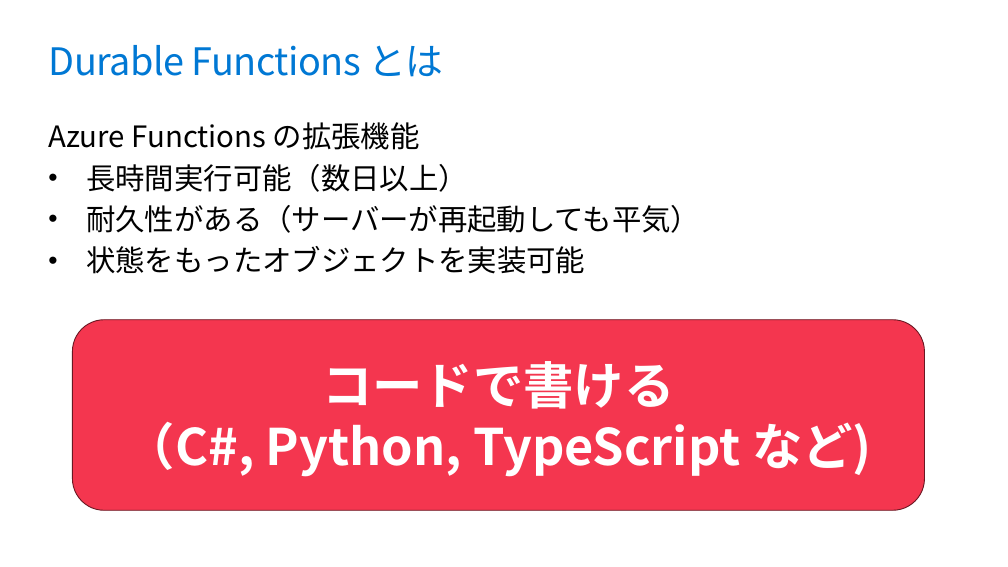
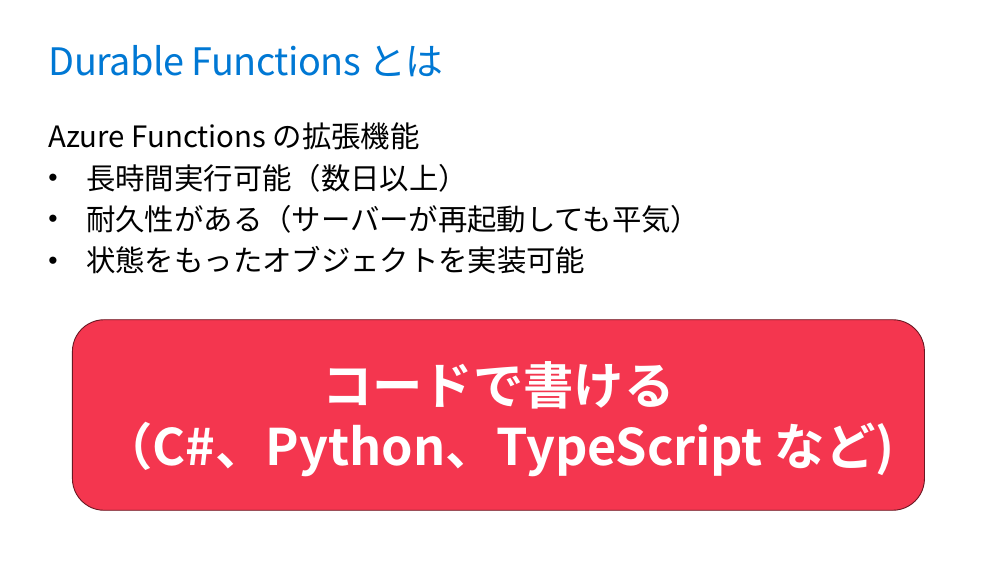
Before and after one commit to runceel/yonayona-durable, a slide deck: slide 9 of slides/slides.pptx. Drawn at 1008x567 pixels with LibreOffice and Linux fonts; fonts in the diff are those of the drawing; background and template pictures are left out. Boxes give left, top, right and bottom in pixels: in the first picture for what was removed or moved away, otherwise in the second. Text is boxed around its words. In the diff, an @@ line names an element or a change of style, - is before the commit and + after.

```diff
--- a/slides/slides.pptx
+++ b/slides/slides.pptx
@@ text in rounded rectangle at bbox=[102, 422, 895, 477]: text changed @@
-（C#, Python, TypeScript など)
+（C#、Python、TypeScript など)
```
Also in this commit, not shown: 9 other slides changed, 1 slide added, 1 other file.
